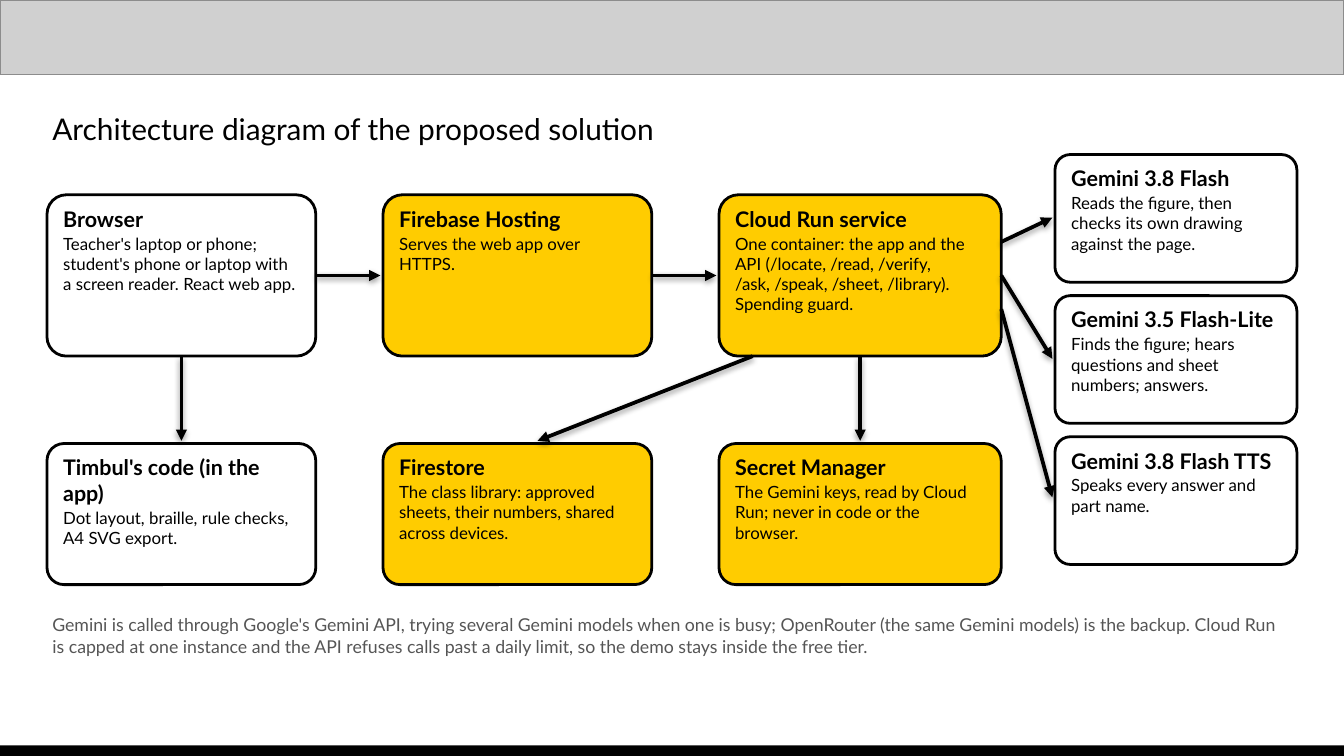
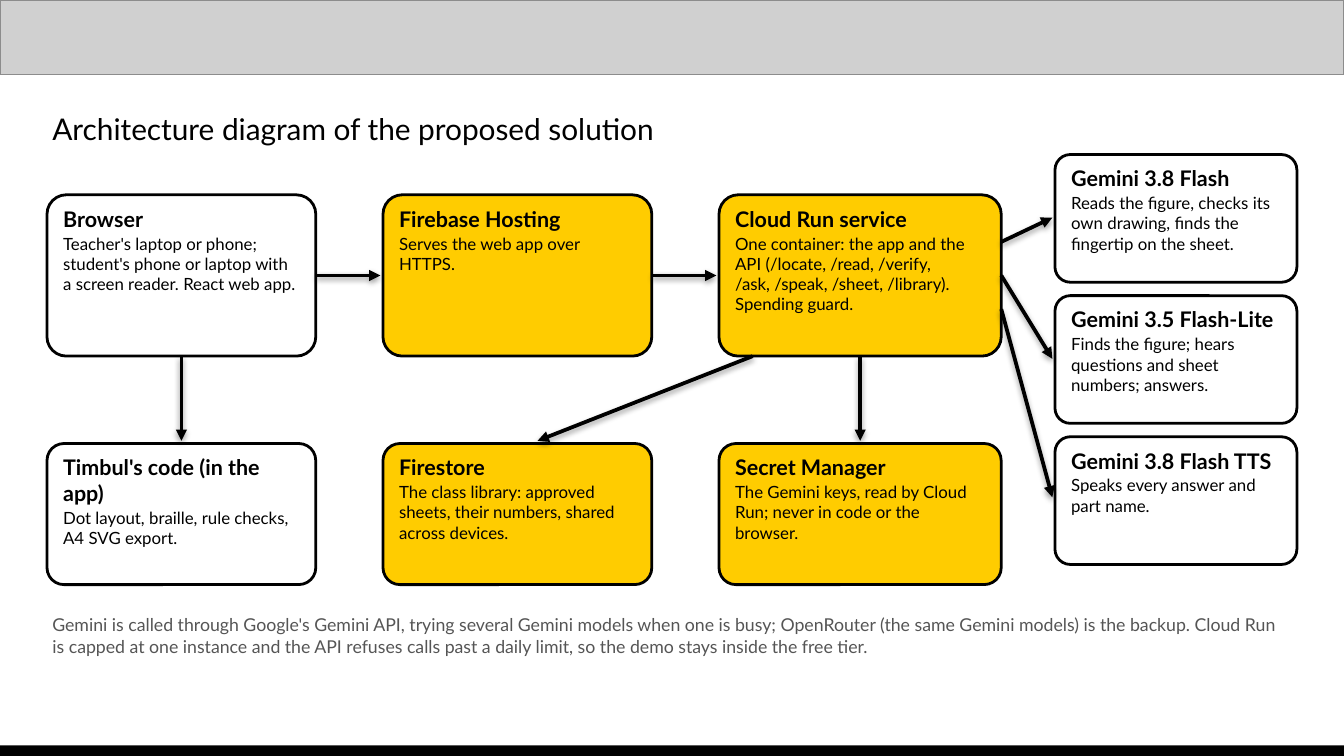
Before and after one commit to padmanabhan-r/timbul, a slide deck: slide 7 of deck/work/Timbul - AI Builder Cup.pptx. Drawn at 1344x756 pixels with LibreOffice and Linux fonts; fonts in the diff are those of the drawing; grey boxes stand for pictures. Boxes give left, top, right and bottom in pixels: in the first picture for what was removed or moved away, otherwise in the second. Text is boxed around its words. In the diff, an @@ line names an element or a change of style, - is before the commit and + after.

```diff
--- a/deck/work/Timbul - AI Builder Cup.pptx
+++ b/deck/work/Timbul - AI Builder Cup.pptx
@@ text at (x1=1071, y1=196, x2=1270, y2=253): text changed @@
-Reads the figure, then checks its own drawing against the page.
+Reads the figure, checks its own drawing, finds the fingertip on the sheet.
```
Also in this commit, not shown: 5 other slides changed, 2 other files.
